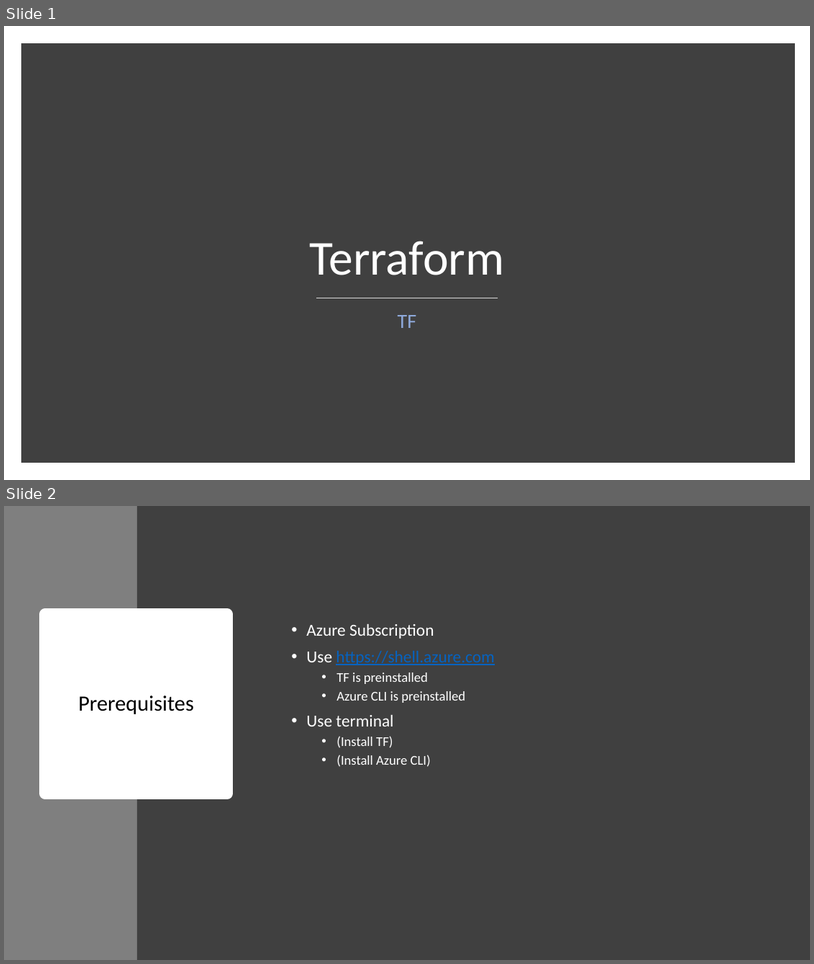
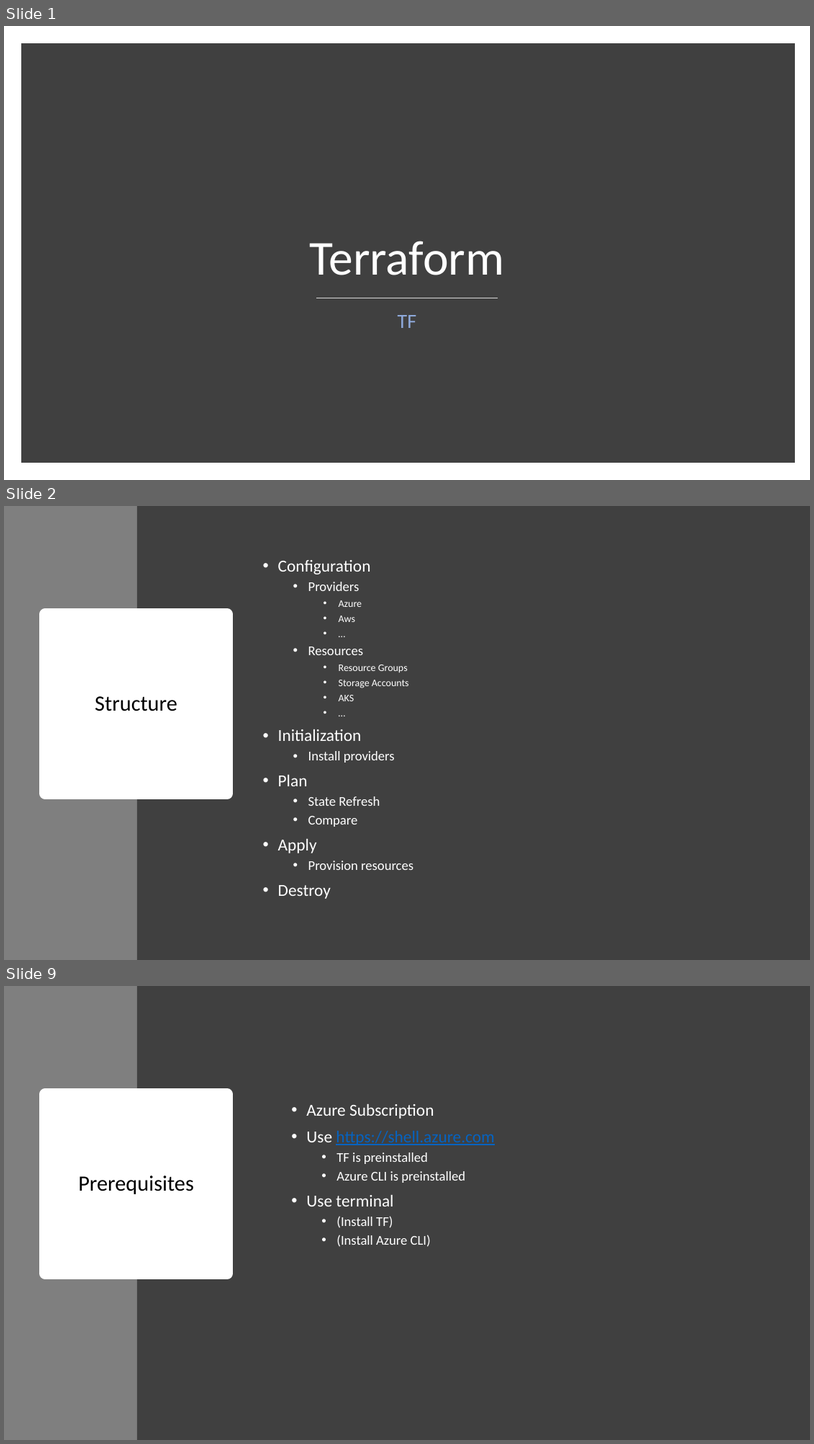
Before and after one commit to sujithq/mini-workshop-tf, a slide deck: Presentation.pptx. Shown one above the other, each under a label of ours: slides 1 and 2 before the commit, slides 1, 2 and 9 after it; the slides between them are not shown. The pictures are 814x964 and 814x1444 pixels, drawn with LibreOffice and Linux fonts; fonts in the diff are those of the drawing. Boxes give left, top, right and bottom in pixels: in the first picture for what was removed or moved away, otherwise in the second. Text is boxed around its words. In the diff, an @@ line names an element or a change of style, - is before the commit and + after.

```diff
--- a/Presentation.pptx
+++ b/Presentation.pptx
@@ slide 2 added at bbox=[4, 506, 810, 960], background #FFFFFF @@
@@ rectangle added at bbox=[4, 506, 137, 960], fill #7F7F7F @@
@@ rectangle added at bbox=[137, 506, 810, 960], fill #404040 @@
@@ text added at bbox=[278, 560, 414, 898], 16 pt, text #FFFFFF @@
+• Configuration
+  • Providers
+    • Azure
+    • Aws
+    • …
+  • Resources
+    • Resource Groups
+    • Storage Accounts
+    • AKS
+    • …
+• Initialization
+  • Install providers
+• Plan
+  • State Refresh
+  • Compare
+• Apply
+  • Provision resources
+• Destroy
@@ title added at bbox=[45, 614, 227, 793], fill #FFFFFF, outline #FFFFFF 13.75 pt, 26 pt, text #000000 @@
+Structure
@@ what was slide 2 is now slide 9 @@
```
Also in this commit, not shown: 1 slide changed, 10 other slides added, 1 slide removed, 1 other file.
